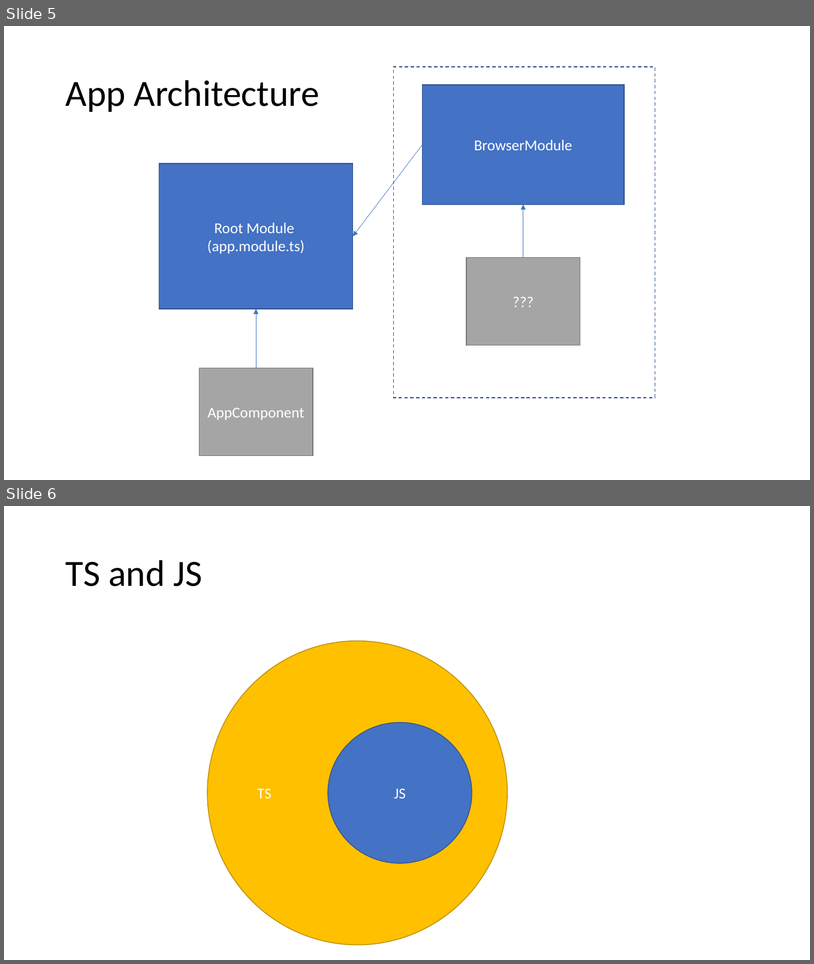
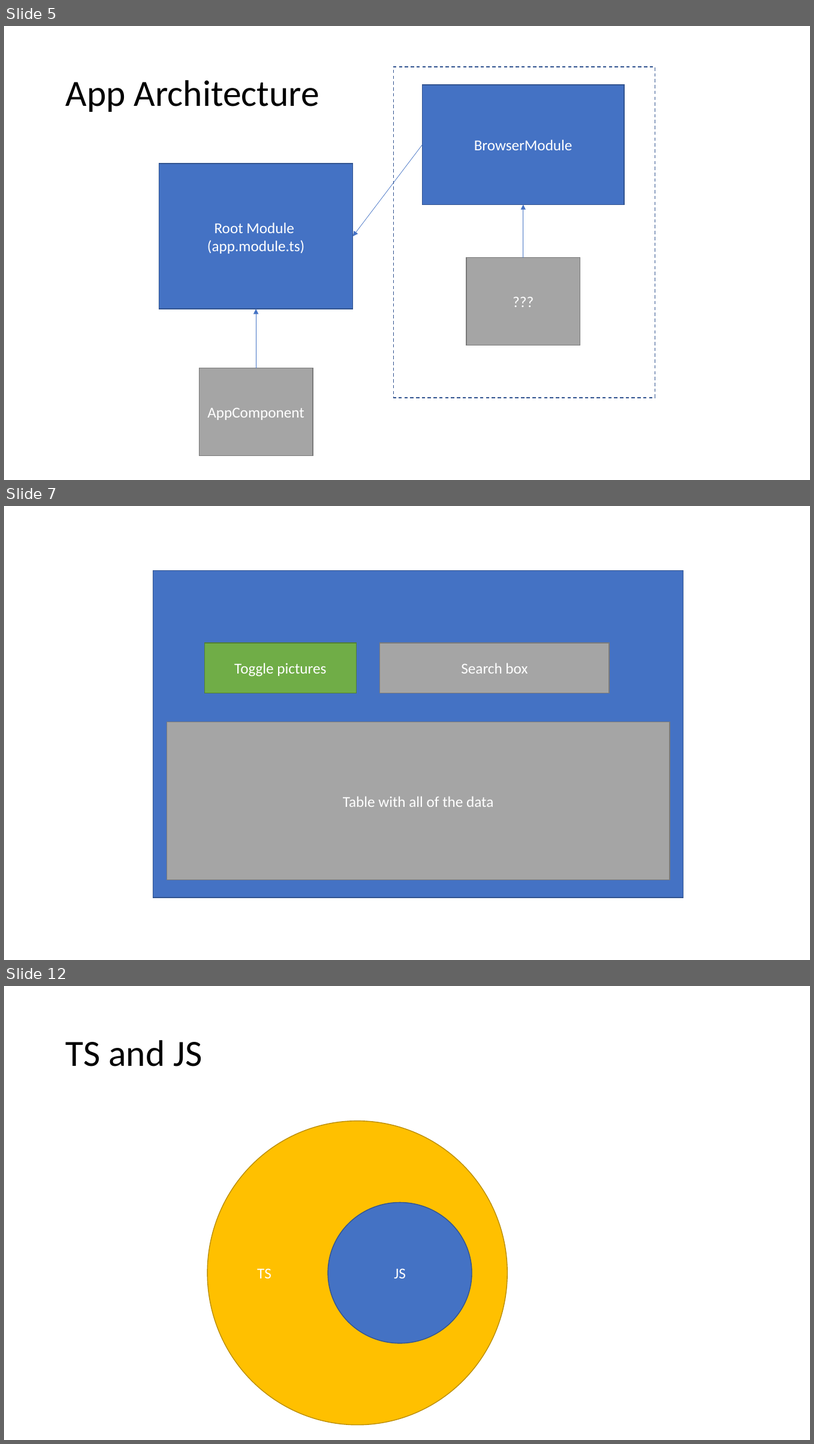
Before and after one commit to 200914ROC2/Training, a slide deck: 6Week-Angular/6w.pptx. Shown one above the other, each under a label of ours: slides 5 and 6 before the commit, slides 5, 7 and 12 after it; the slides between them are not shown. The pictures are 814x964 and 814x1444 pixels, drawn with LibreOffice and Linux fonts; fonts in the diff are those of the drawing. Boxes give left, top, right and bottom in pixels: in the first picture for what was removed or moved away, otherwise in the second. Text is boxed around its words. In the diff, an @@ line names an element or a change of style, - is before the commit and + after.

```diff
--- a/6Week-Angular/6w.pptx
+++ b/6Week-Angular/6w.pptx
@@ slide 7 added at (4, 506, 810, 960), background #FFFFFF @@
@@ rectangle added at (153, 571, 684, 897), fill #4472C4, outline #325491 1 pt @@
@@ rectangle added at (205, 643, 357, 693), fill #70AD47, outline #538035 1 pt, 18 pt, text #FFFFFF @@
+Toggle pictures
@@ rectangle added at (380, 643, 610, 693), fill #A5A5A5, outline #7A7A7A 1 pt, 18 pt, text #FFFFFF @@
+Search box
@@ rectangle added at (167, 722, 670, 880), fill #A5A5A5, outline #7A7A7A 1 pt, 18 pt, text #FFFFFF @@
+Table with all of the data
@@ what was slide 6 is now slide 12 @@
```
Also in this commit, not shown: 7 other slides added.
